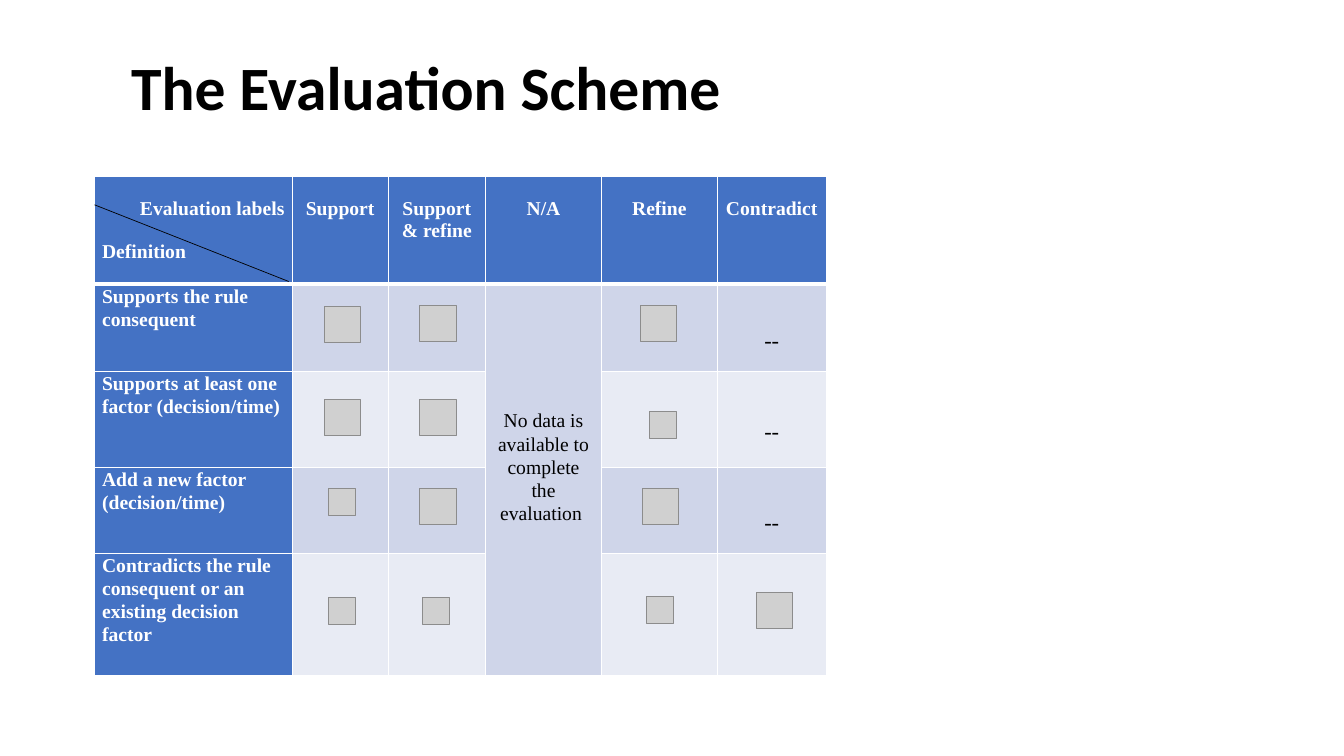
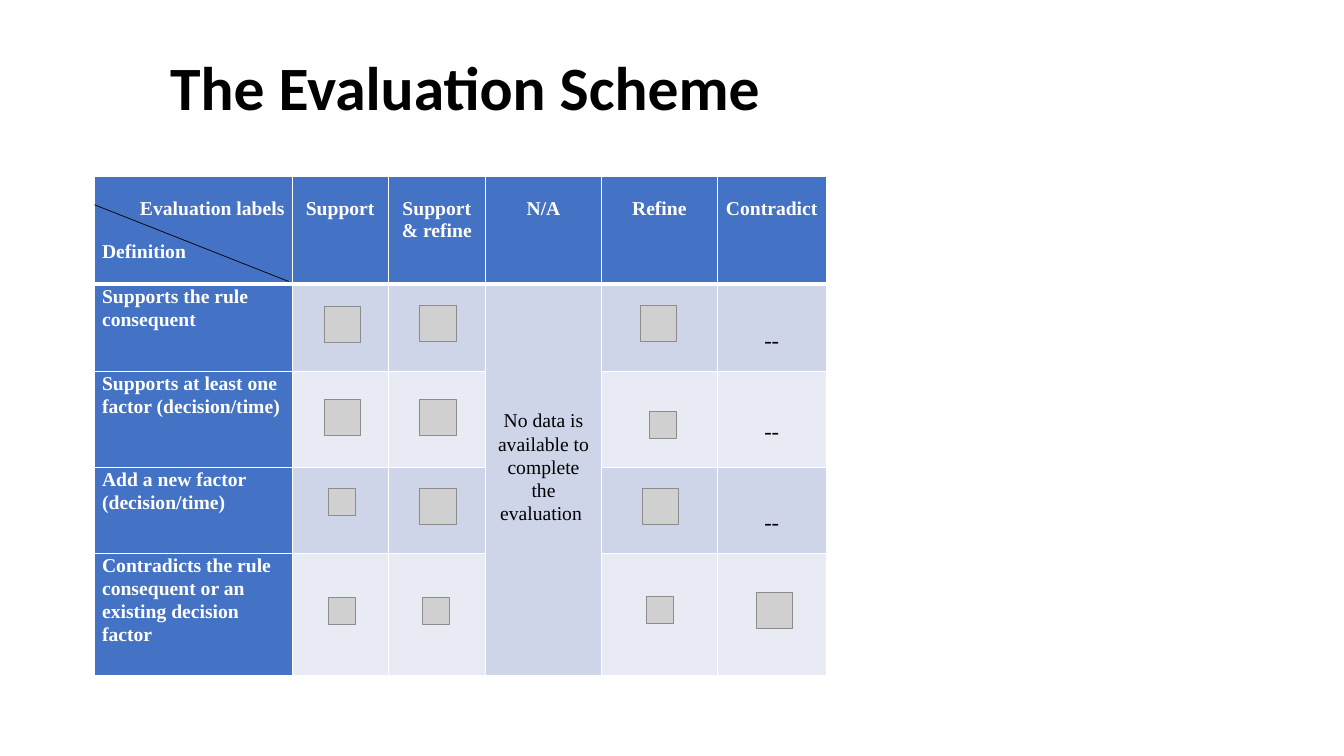
Before and after one commit to Daeej/Reseach-materials, a slide deck: slide 1 of Evaluation Scheme.pptx. Drawn at 1344x756 pixels with LibreOffice and Linux fonts; fonts in the diff are those of the drawing; grey boxes stand for pictures. Boxes give left, top, right and bottom in pixels: in the first picture for what was removed or moved away, otherwise in the second. Text is boxed around its words. In the diff, an @@ line names an element or a change of style, - is before the commit and + after.

```diff
--- a/Evaluation Scheme.pptx
+++ b/Evaluation Scheme.pptx
@@ title "The Evaluation Scheme": place and size @@
-title "The Evaluation Scheme" at <box>131,66,721,111</box>
+title "The Evaluation Scheme" at <box>170,66,760,111</box>
```
